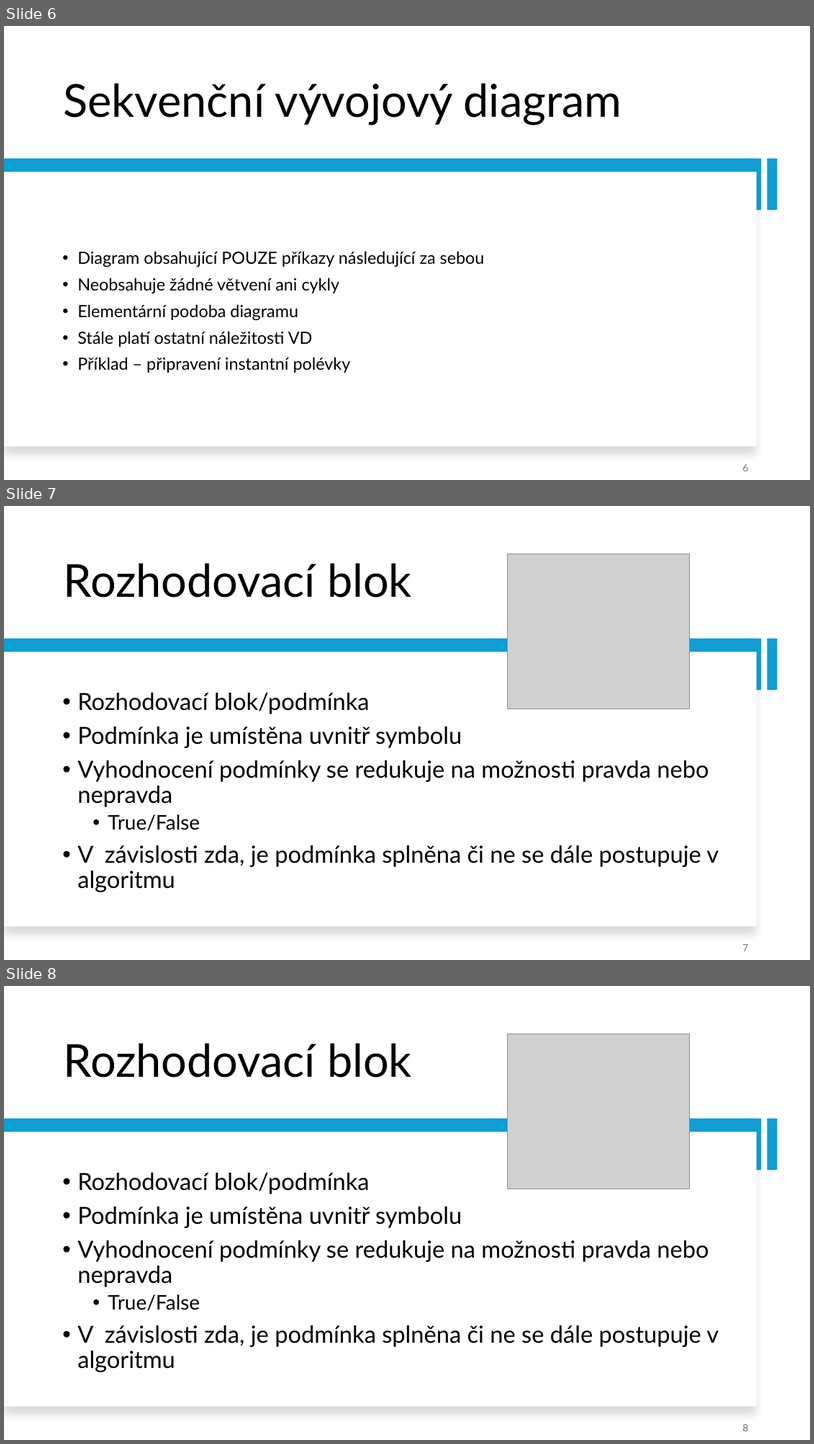
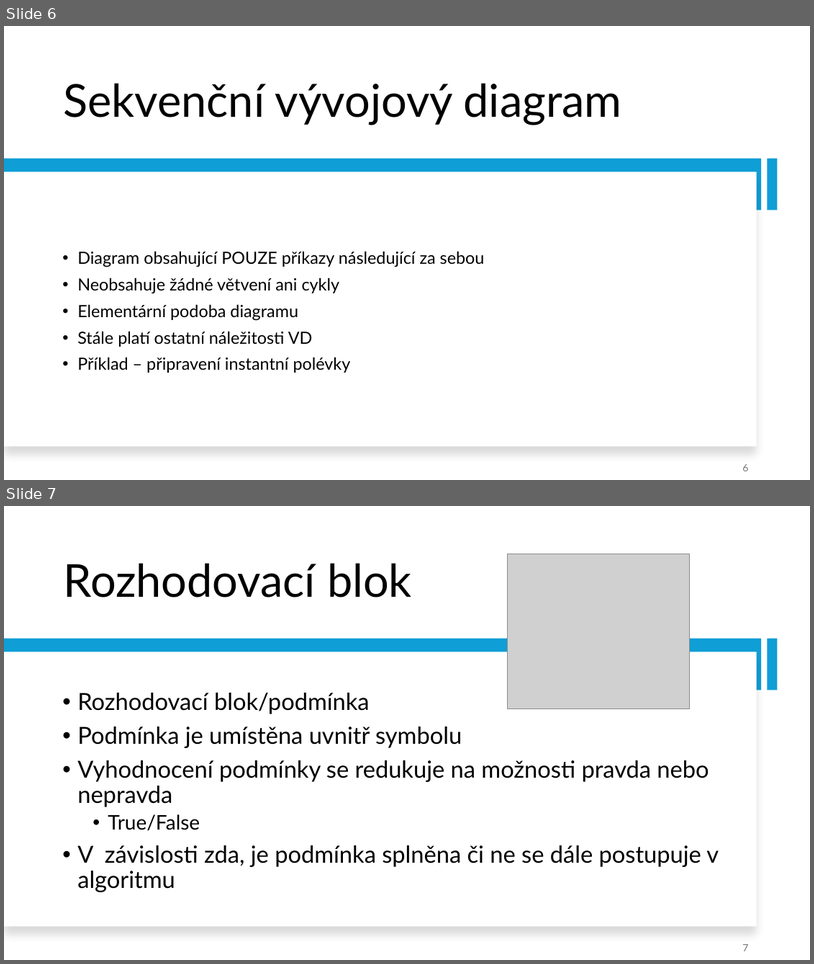
Before and after one commit to dawissl/hradebni, a slide deck: Prezentace/1. ročník/PGM_02_vyvojove_diagramy.pptx. Shown one above the other, each under a label of ours: slides 6, 7 and 8 before the commit, slides 6 and 7 after it. The pictures are 814x1444 and 814x964 pixels, drawn with LibreOffice and Linux fonts; fonts in the diff are those of the drawing; grey boxes stand for pictures. Boxes give left, top, right and bottom in pixels: in the first picture for what was removed or moved away, otherwise in the second. Text is boxed around its words. In the diff, an @@ line names an element or a change of style, - is before the commit and + after.

Commit message:
remove duplicite slide

```diff
--- a/Prezentace/1. ročník/PGM_02_vyvojove_diagramy.pptx
+++ b/Prezentace/1. ročník/PGM_02_vyvojove_diagramy.pptx
@@ slide 7 removed at <box>4,506,810,960</box>, background #FFFFFF @@
@@ title removed at <box>64,563,412,597</box> @@
-Rozhodovací blok
@@ picture removed at <box>508,554,689,708</box> @@
@@ rectangle removed at <box>4,638,762,690</box> @@
@@ rectangle removed at <box>4,651,757,926</box> @@
@@ rectangle removed at <box>767,638,778,690</box> @@
@@ text removed at <box>77,692,719,892</box> @@
-• Rozhodovací blok/podmínka
-• Podmínka je umístěna uvnitř symbolu
-• Vyhodnocení podmínky se redukuje na možnosti pravda nebo nepravda
-  • True/False
-• V závislosti zda, je podmínka splněna či ne se dále postupuje v algoritmu
@@ page number removed at <box>743,944,748,951</box> @@
-7
@@ what was slide 8 is now slide 7 @@
@@ page number at <box>743,944,748,951</box>: text changed @@
-8
+7
```
